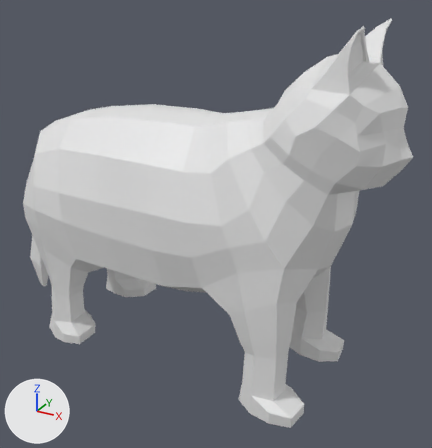
Renders of the FBX model Assets/Models/Millie.fbx from each side of a commit.
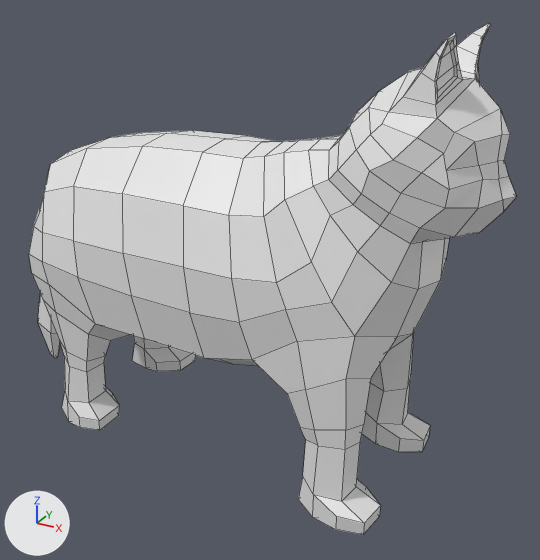
The first picture shows the older version from a 50 mm camera at (1.51, -2.88, 2.34) aimed at (-0.18, 0.19, 0.81). The close-ups show both versions on the part from 0% to 100% of the width and 0% to 100% of the height of that picture; other places that the commit changed are outside them. Lighting does not change. The marker at lower left points along +X, +Y and +Z. The close-ups show mesh edges as thin lines.

Script lines for the objects in view, before the commit:
```python
me_cube = bpy.data.meshes.new('Cube')
me_cube.from_pydata(...)  # 454 vertices, 452 faces; spans x -48.0..49.0, y 1.0..209.0, z -101.0..170.0
me_cube.materials.append(mat_material)  # white #e7e7e7
ob_millie = bpy.data.objects.new('Millie', me_cube)
ob_millie.location = (0.0, 0.0, 0.0)
ob_millie.rotation_euler = (1.571, 0.0, -1.599)  # degrees (90, 0, -92)
ob_millie.scale = (0.01, 0.01, 0.01)
```
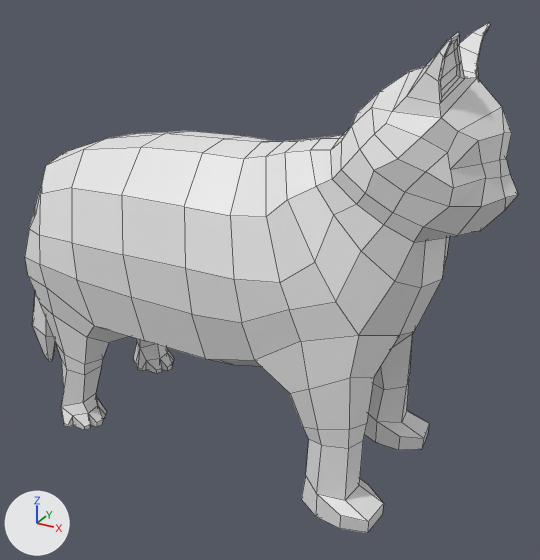
Changed parts and their boxes (x1, y1, x2, y2) in the close-ups (540 x 560 px):
'Millie', reshaped, turned: before (29, 23, 516, 535); after (25, 23, 518, 533)
part 1 of me_cube, built on: before (62, 336, 196, 430); after (61, 338, 174, 430)

The change, as a diff of the scene's bpy script:
```diff
--- a/Assets/Models/Millie.fbx.py
+++ b/Assets/Models/Millie.fbx.py
@@ me_cube @@
 # used by ob_millie; location = (0.0, 0.0, 0.0); rotation_euler = (1.571, 0.0, -1.599), in degrees (90, 0, -92); scale = (0.01, 0.01, 0.01)
-me_cube.from_pydata(...)  # 454 vertices, 452 faces; spans x -48.0..49.0, y 1.0..209.0, z -101.0..170.0
+me_cube.from_pydata(...)  # 485 vertices, 481 faces; spans x -94.0..49.0, y 1.0..209.0, z -101.0..170.0
+# me_cube part 1
+# 8 vertices are removed from x -45.0..-19.0, y 2.0..15.0, z 86.0..107.0
+# 20 faces are deleted
+# 32 vertices move from x -46.0..46.0, y 1.0..16.0, z 86.0..121.0 to x -43.0..44.0, y 2.0..18.0, z 96.0..121.0
+# 38 vertices are added at x -42.0..46.0, y 1.0..15.0, z 91.0..110.0
+# 49 new faces join them
 me_cube.materials.append(mat_material)
@@ ob_millie @@
 ob_millie.location = (0.0, 0.0, 0.0)
-ob_millie.rotation_euler = (1.571, 0.0, -1.599)  # degrees (90, 0, -92)
+ob_millie.rotation_euler = (1.571, 0.0, -1.571)  # degrees (90, 0, -90)
 ob_millie.scale = (0.01, 0.01, 0.01)
```
